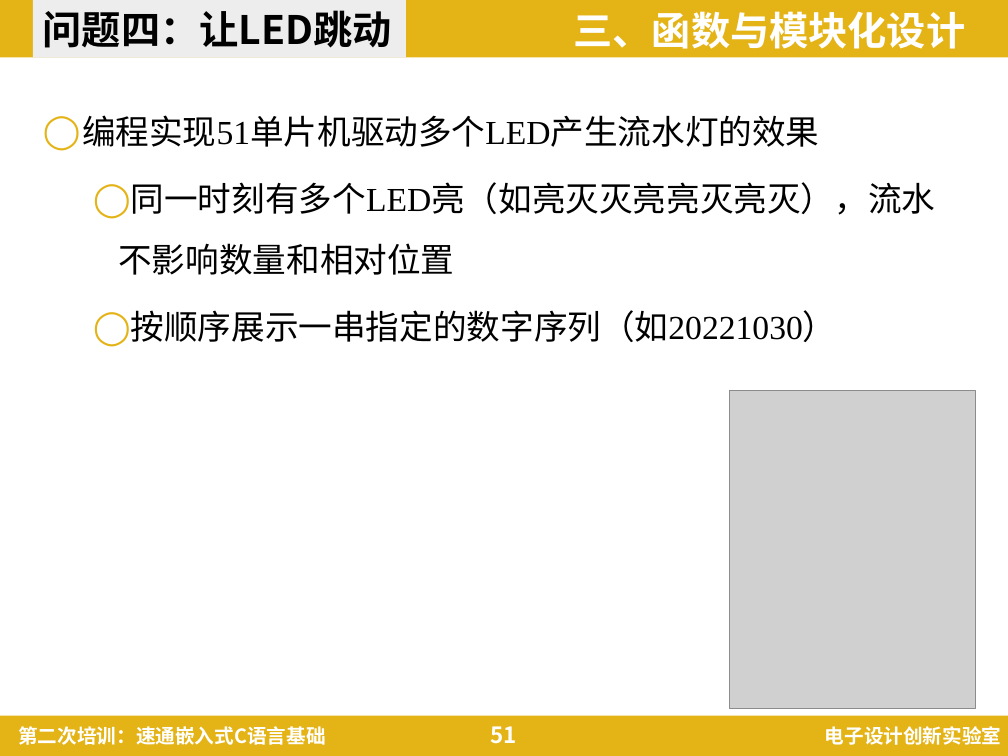
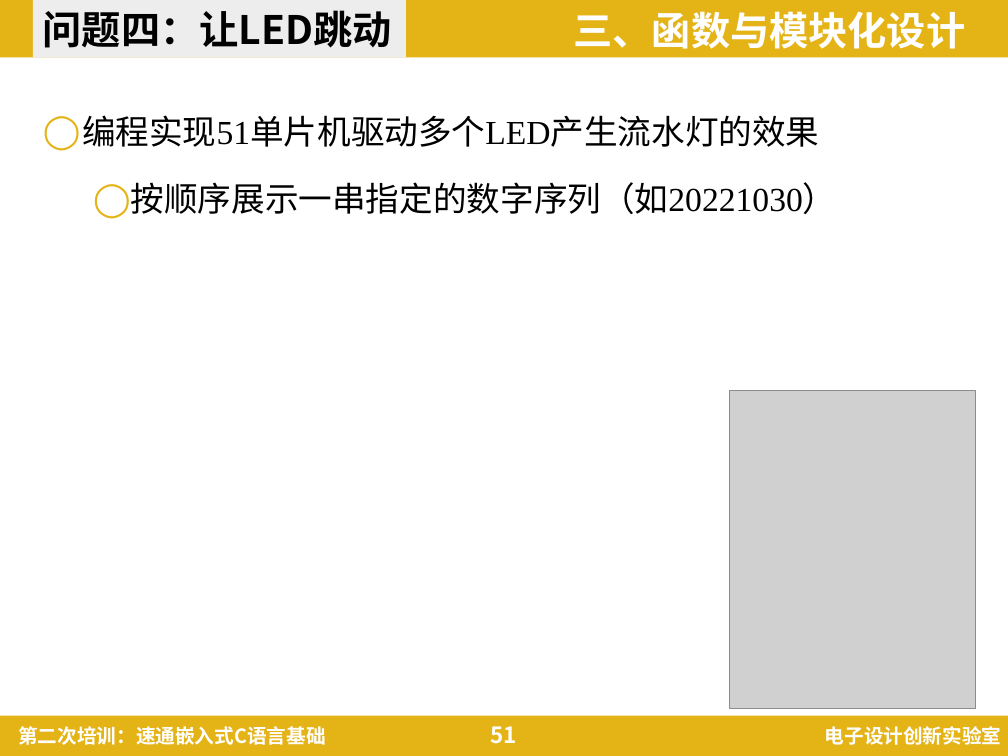
Before and after one commit to ZhoBudweiser/Embedded-C-language-Guidance, a slide deck: slide 51 of 第二次培训：速通嵌入式C语言基础.pptx. Drawn at 1008x756 pixels with LibreOffice and Linux fonts; fonts in the diff are those of the drawing; grey boxes stand for pictures; background and template pictures are left out. Boxes give left, top, right and bottom in pixels: in the first picture for what was removed or moved away, otherwise in the second. Text is boxed around its words. In the diff, an @@ line names an element or a change of style, - is before the commit and + after.

```diff
--- a/第二次培训：速通嵌入式C语言基础.pptx
+++ b/第二次培训：速通嵌入式C语言基础.pptx
@@ text at <box>118,182,936,275</box>: paragraph removed @@
-  ◯ 同一时刻有多个LED亮（如亮灭灭亮亮灭亮灭），流水不影响数量和相对位置
```
Also in this commit, not shown: 3 other slides changed, 10 other files.
